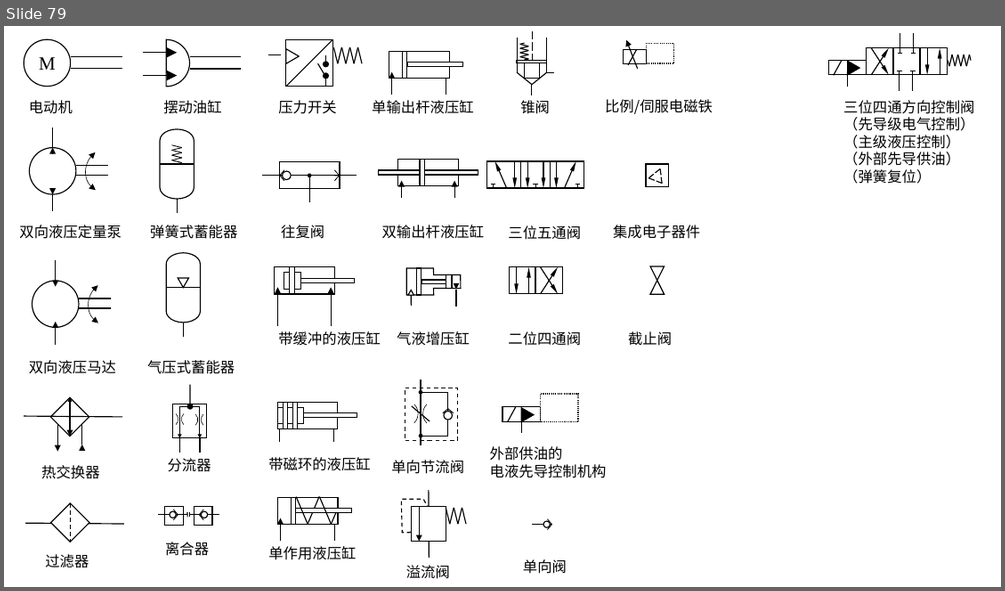
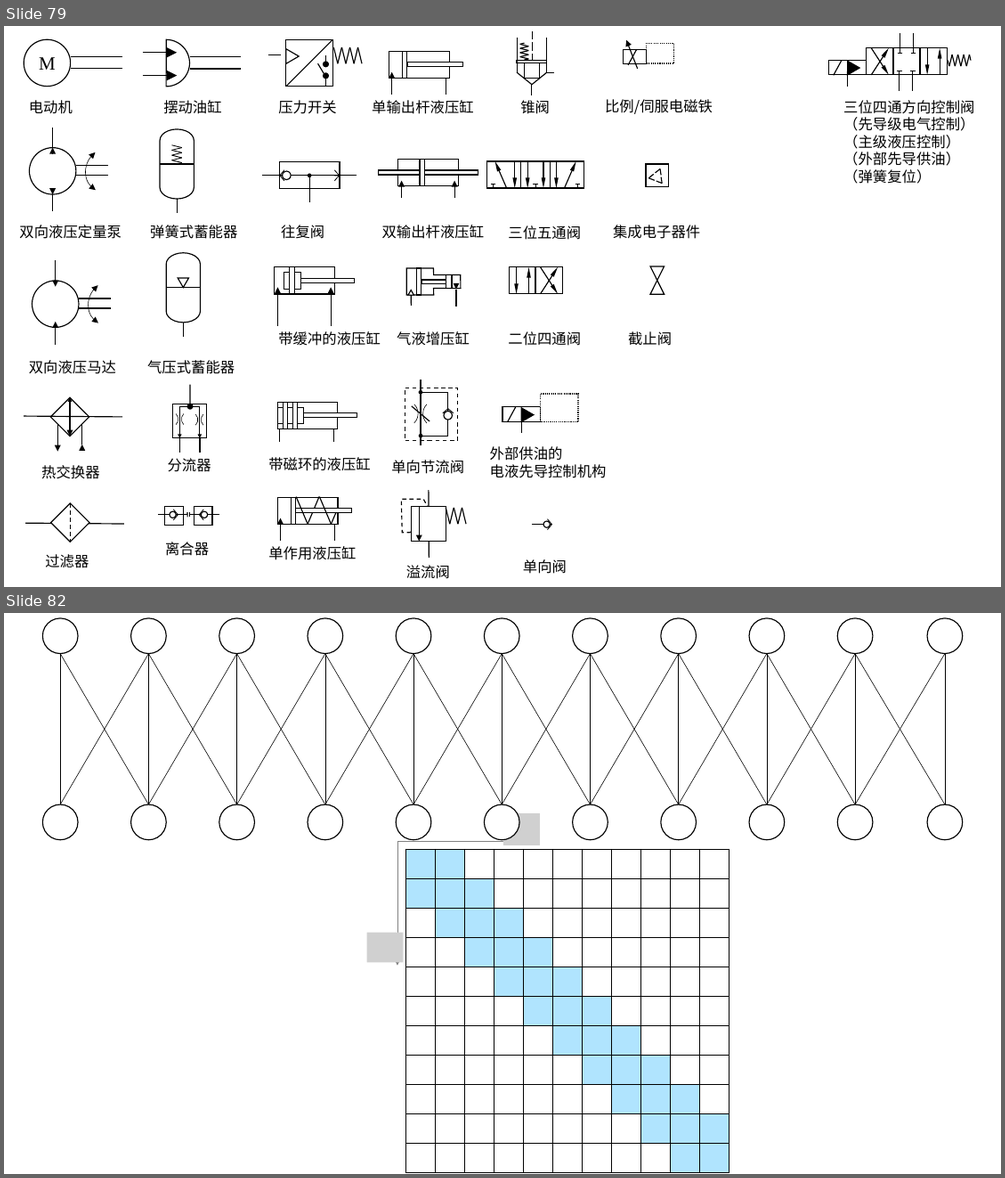
Before and after one commit to clonetimer/pptx, a slide deck: 素材.pptx. Shown one above the other, each under a label of ours: slide 79 before the commit, slides 79 and 82 after it; the slides between them are not shown. The pictures are 1005x591 and 1005x1178 pixels, drawn with LibreOffice and Linux fonts; fonts in the diff are those of the drawing; grey boxes stand for pictures. Boxes give left, top, right and bottom in pixels: in the first picture for what was removed or moved away, otherwise in the second. Text is boxed around its words. In the diff, an @@ line names an element or a change of style, - is before the commit and + after.

```diff
--- a/素材.pptx
+++ b/素材.pptx
@@ slide 82 added at box(4, 613, 1001, 1174), background #FFFFFF @@
@@ group added at box(43, 618, 963, 840): 31 lines, 22 ellipses @@
@@ picture added at box(503, 813, 540, 845) @@
@@ arrow added from (397, 842) to (521, 842), #808080 0.5 pt @@
@@ arrow added from (397, 842) to (397, 965), #808080 0.5 pt @@
@@ table added at box(405, 849, 727, 1172), 11 rows, 11 columns @@
+ |  |  |  |  |  |  |  |  |  | 
+ |  |  |  |  |  |  |  |  |  | 
+ |  |  |  |  |  |  |  |  |  | 
+ |  |  |  |  |  |  |  |  |  | 
+ |  |  |  |  |  |  |  |  |  | 
+ |  |  |  |  |  |  |  |  |  | 
+ |  |  |  |  |  |  |  |  |  | 
+ |  |  |  |  |  |  |  |  |  | 
+ |  |  |  |  |  |  |  |  |  | 
+ |  |  |  |  |  |  |  |  |  | 
+ |  |  |  |  |  |  |  |  |  | 
@@ picture added at box(367, 933, 403, 962) @@
```
Also in this commit, not shown: 1 slide changed, 10 other slides added.
